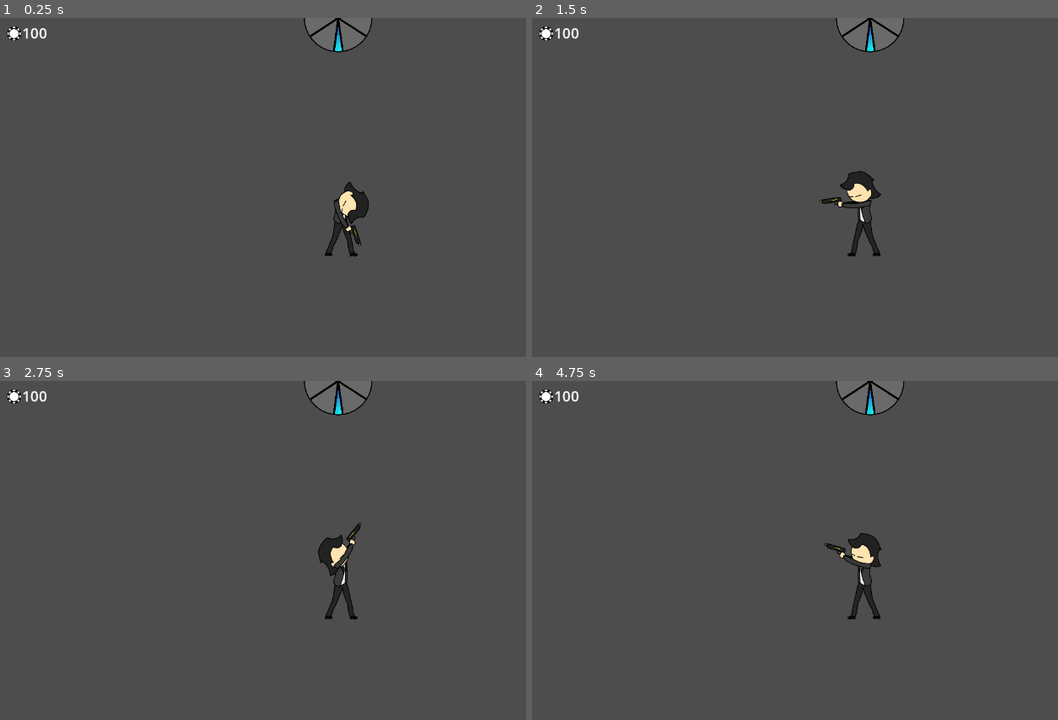
Above: before the commit, frames 1-4 (two rows, left to right).
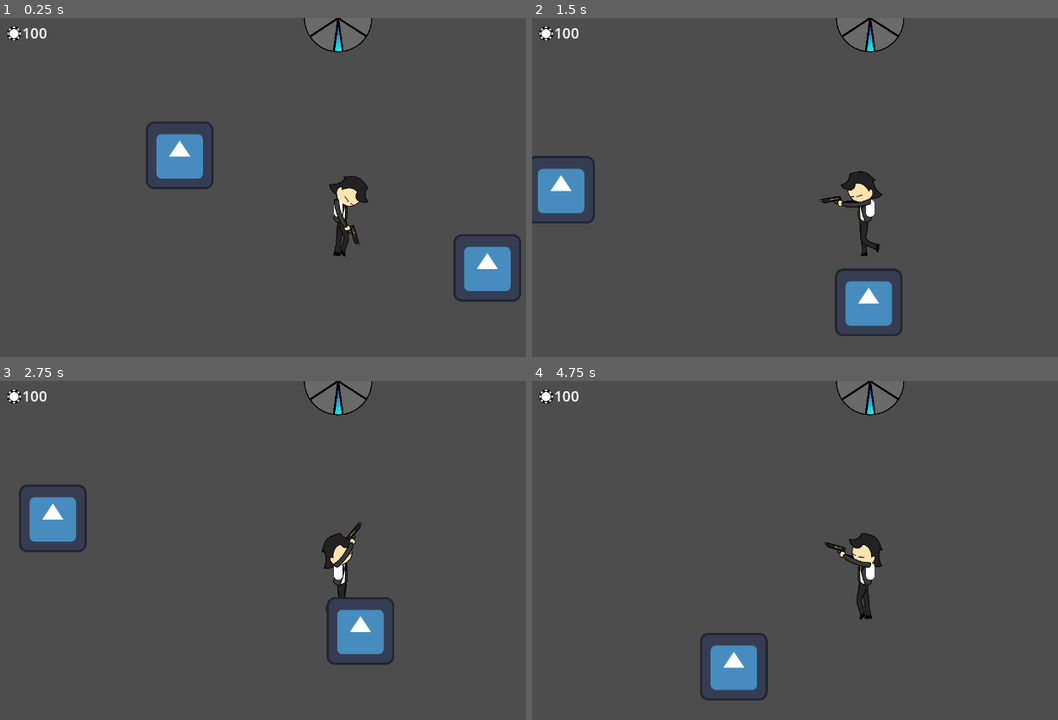
Above: after the commit, the same moments.

Repository: ClipperDev/spinning-game
Game: Godot game, scene res://levels/test_world.tscn
Same seed, same stepped clock (60 frames per second), same inputs: the game is played once before the commit and once after it. The engine's default icon, where the game draws it, is replaced by a stand-in: a white triangle on a blue panel in a dark square.
Inputs (mouse positions are in pixels of both pictures, inside the frame that each line leads up to):
- Up to frame 1 (0.25 s): no input
- Up to frame 2 (1.5 s): move the mouse to (1021, 187) at 0.52 s; press the mouse at (1021, 187) at 0.53 s; hold D (right) from 0.53 s (still down); tap Space (jump) at 0.77 s; move the mouse to (737, 228) at 1.27 s; release the mouse at (737, 228) at 1.28 s; tap Q (spin) at 1.35 s
- Up to frame 3 (2.75 s): tap Space (jump) at 1.52 s; move the mouse to (405, 486) at 2.02 s; release D (right) at 2.03 s; press the mouse at (405, 486) at 2.03 s; hold A (left) from 2.03 s (still down)
- Up to frame 4 (4.75 s): move the mouse to (837, 648) at 2.77 s; release A (left) at 2.78 s; release the mouse at (837, 648) at 2.78 s; hold D (right) 2.78-4.28 s; tap Q (spin) at 2.85, 4.35 s; tap Space (jump) at 3.02, 3.77, 4.52 s; move the mouse to (outside the picture) at 3.52 s; press the mouse at (outside the picture) at 3.53 s; move the mouse to (668, 513) at 4.27 s; release the mouse at (668, 513) at 4.28 s; hold A (left) from 4.28 s (still down)

The runs differ from the first frame. In frame 1, 3.8% of the frame differs, in the area x 27-100%, y 30-84%; in frame 2, 3.5%; in frame 3, 3.4%; in frame 4, 2.1%.

Commit message:
power outtage commit
was working on the walk animations

Diff:
--- a/levels/test_world.tscn
+++ b/levels/test_world.tscn
@@ -3,6 +3,7 @@
 [ext_resource type="PackedScene" uid="uid://cd6fxjm4ouvsg" path="res://player/player.tscn" id="1_piha8"]
 [ext_resource type="PackedScene" uid="uid://dkp4a12gcwcqw" path="res://projectiles/default_jackpot_proj.tscn" id="2_c576j"]
 [ext_resource type="Script" uid="uid://dhpawmqpt3vvs" path="res://scripts/wheel_slot.gd" id="2_kbvng"]
+[ext_resource type="Texture2D" uid="uid://d4fhi07gfh58s" path="res://icon.svg" id="4_lqt7o"]
 
 [sub_resource type="WorldBoundaryShape2D" id="WorldBoundaryShape2D_1vivr"]
 
@@ -21,5 +22,13 @@
 shape = SubResource("WorldBoundaryShape2D_1vivr")
 
 [node name="player" parent="." unique_id=821478642 instance=ExtResource("1_piha8")]
-position = Vector2(654, 580)
+position = Vector2(655, 503)
 jackpot_slot = SubResource("Resource_piha8")
+
+[node name="Icon" type="Sprite2D" parent="." unique_id=40246551]
+position = Vector2(355, 414)
+texture = ExtResource("4_lqt7o")
+
+[node name="Icon2" type="Sprite2D" parent="." unique_id=420754893]
+position = Vector2(937, 627)
+texture = ExtResource("4_lqt7o")
--- a/player/player.tscn
+++ b/player/player.tscn
@@ -9,6 +9,47 @@
 [ext_resource type="Texture2D" uid="uid://dnuvdcgrgaan5" path="res://player/sprites/fronthand.png" id="6_boad6"]
 [ext_resource type="Texture2D" uid="uid://csn8m6xadp7cj" path="res://player/sprites/backhand.png" id="6_hg6s5"]
 [ext_resource type="Texture2D" uid="uid://21f1xjoanekx" path="res://player/sprites/head.png" id="7_rgyib"]
+[ext_resource type="Texture2D" uid="uid://deoiro8ynbip6" path="res://player/sprites/walk.png" id="8_8t03j"]
+
+[sub_resource type="AtlasTexture" id="AtlasTexture_2ieo8"]
+atlas = ExtResource("8_8t03j")
+region = Rect2(0, 0, 384, 384)
+
+[sub_resource type="AtlasTexture" id="AtlasTexture_ebec5"]
+atlas = ExtResource("8_8t03j")
+region = Rect2(384, 0, 384, 384)
+
+[sub_resource type="AtlasTexture" id="AtlasTexture_yllr7"]
+atlas = ExtResource("8_8t03j")
+region = Rect2(768, 0, 384, 384)
+
+[sub_resource type="AtlasTexture" id="AtlasTexture_kb6p2"]
+atlas = ExtResource("8_8t03j")
+region = Rect2(1152, 0, 384, 384)
+
+[sub_resource type="AtlasTexture" id="AtlasTexture_wodsf"]
+atlas = ExtResource("8_8t03j")
+region = Rect2(0, 384, 384, 384)
+
+[sub_resource type="AtlasTexture" id="AtlasTexture_32hag"]
+atlas = ExtResource("8_8t03j")
+region = Rect2(384, 384, 384, 384)
+
+[sub_resource type="AtlasTexture" id="AtlasTexture_tqiix"]
+atlas = ExtResource("8_8t03j")
+region = Rect2(768, 384, 384, 384)
+
+[sub_resource type="AtlasTexture" id="AtlasTexture_e7oew"]
+atlas = ExtResource("8_8t03j")
+region = Rect2(1152, 384, 384, 384)
+
+[sub_resource type="AtlasTexture" id="AtlasTexture_c35mf"]
+atlas = ExtResource("8_8t03j")
+region = Rect2(0, 768, 384, 384)
+
+[sub_resource type="AtlasTexture" id="AtlasTexture_65viv"]
+atlas = ExtResource("8_8t03j")
+region = Rect2(384, 768, 384, 384)
 
 [sub_resource type="SpriteFrames" id="SpriteFrames_yffdw"]
 animations = [{
@@ -19,13 +60,48 @@
 "loop": 1,
 "name": &"idle",
 "speed": 0.0
+}, {
+"frames": [{
+"duration": 1.0,
+"texture": SubResource("AtlasTexture_2ieo8")
+}, {
+"duration": 1.0,
+"texture": SubResource("AtlasTexture_ebec5")
+}, {
+"duration": 1.0,
+"texture": SubResource("AtlasTexture_yllr7")
+}, {
+"duration": 1.0,
+"texture": SubResource("AtlasTexture_kb6p2")
+}, {
+"duration": 1.0,
+"texture": SubResource("AtlasTexture_wodsf")
+}, {
+"duration": 1.0,
+"texture": SubResource("AtlasTexture_32hag")
+}, {
+"duration": 1.0,
+"texture": SubResource("AtlasTexture_tqiix")
+}, {
+"duration": 1.0,
+"texture": SubResource("AtlasTexture_e7oew")
+}, {
+"duration": 1.0,
+"texture": SubResource("AtlasTexture_c35mf")
+}, {
+"duration": 1.0,
+"texture": SubResource("AtlasTexture_65viv")
+}],
+"loop": 1,
+"name": &"walk",
+"speed": 12.0
 }]
 
 [sub_resource type="CapsuleMesh" id="CapsuleMesh_8vrlf"]
 
 [sub_resource type="CapsuleShape2D" id="CapsuleShape2D_1vivr"]
-radius = 8.0
-height = 32.0
+radius = 14.0
+height = 152.0
 
 [node name="player" type="CharacterBody2D" unique_id=821478642]
 script = ExtResource("1_oul6g")
@@ -35,7 +111,7 @@
 current_slot = ExtResource("3_qjkh3")
 
 [node name="gun_pivot" type="Node2D" parent="." unique_id=882636775]
-position = Vector2(-3, -10)
+position = Vector2(-3, -12)
 
 [node name="backhand" type="Sprite2D" parent="gun_pivot" unique_id=827236238]
 position = Vector2(16, 11)
@@ -58,11 +134,12 @@
 position = Vector2(16, 0)
 scale = Vector2(0.5, 0.5)
 sprite_frames = SubResource("SpriteFrames_yffdw")
-animation = &"idle"
-autoplay = "idle"
+animation = &"walk"
+autoplay = "walk"
+frame_progress = 0.22811465
 
 [node name="head_pivot" type="Node2D" parent="body_pivot" unique_id=441031810]
-position = Vector2(11, -18)
+position = Vector2(9, -18)
 scale = Vector2(0.5, 0.5)
 
 [node name="head" type="Sprite2D" parent="body_pivot/head_pivot" unique_id=1250103489]
@@ -72,12 +149,12 @@
 [node name="slots" type="Node2D" parent="." unique_id=2139044610]
 
 [node name="MeshInstance2D" type="MeshInstance2D" parent="." unique_id=1042281610]
-visible = false
 position = Vector2(0, 1.9073486e-06)
 scale = Vector2(16, 16.000002)
 mesh = SubResource("CapsuleMesh_8vrlf")
 
 [node name="CollisionShape2D" type="CollisionShape2D" parent="." unique_id=643962234]
+position = Vector2(6, 14)
 shape = SubResource("CapsuleShape2D_1vivr")
 
 [node name="Camera2D" type="Camera2D" parent="." unique_id=1994980958]
--- a/scripts/player.gd
+++ b/scripts/player.gd
@@ -3,6 +3,7 @@
 @onready var ui = $ui
 @onready var gun_pivot: Node2D = $gun_pivot
 @onready var body_pivot: Node2D = $body_pivot
+@onready var body_anim: AnimatedSprite2D = body_pivot.get_node("body")
 @onready var head_pivot: Node2D = $body_pivot/head_pivot
 
 @export var max_hp: float = 100.0
@@ -21,12 +22,13 @@
 
 var chips = 100
 
-var gun_flipped = false
+var gun_flipped: bool = false
+var direction: float = 1
 
 func _process(_delta: float) -> void:
 	rotate_gun()
 	rotate_head()
-	body_flipper()
+	body_flipper_and_anim()
 
 func _physics_process(delta: float) -> void:
 	# onle the basic movement is in play rn, maybe change this later
@@ -34,11 +36,13 @@
 		velocity += get_gravity() * 0.9 * delta
 	if Input.is_action_just_pressed("jump") and is_on_floor():
 		velocity.y = -jump_vel
-	var direction := Input.get_axis("left", "right")
+
+	direction = Input.get_axis("left", "right")
 	if direction:
 		velocity.x = direction * speed
 	else:
 		velocity.x = move_toward(velocity.x, 0, speed)
+
 	move_and_slide()
 
 func rotate_gun() -> void:
@@ -58,6 +62,7 @@
 
 func rotate_head():
 	head_pivot.look_at(get_global_mouse_position())
+	head_pivot.rotation = clampf(head_pivot.rotation, deg_to_rad(-20), deg_to_rad(50))
 	#if head_pivot.rotation > PI * 3 / 2 or head_pivot.rotation < -PI * 3 / 2:
 		#head_pivot.rotation = 0
 	#if head_pivot.rotation > PI / 2 or head_pivot.rotation < -PI / 2:
@@ -66,9 +71,12 @@
 	#elif gun_flipped:
 			#head_pivot.scale.y = abs(head_pivot.scale.y) * -1
 
-func body_flipper():
+func body_flipper_and_anim():
 	if gun_flipped:
 		body_pivot.scale.x = abs(body_pivot.scale.x) * -1
+		if direction >= 0:
+			body_anim.play_backwards("walk")
+
 	elif not gun_flipped:
 		body_pivot.scale.x = abs(body_pivot.scale.x)
 
Binary file added: player/sprites/walk.png
Not shown, added: player/sprites/walk.png.import
